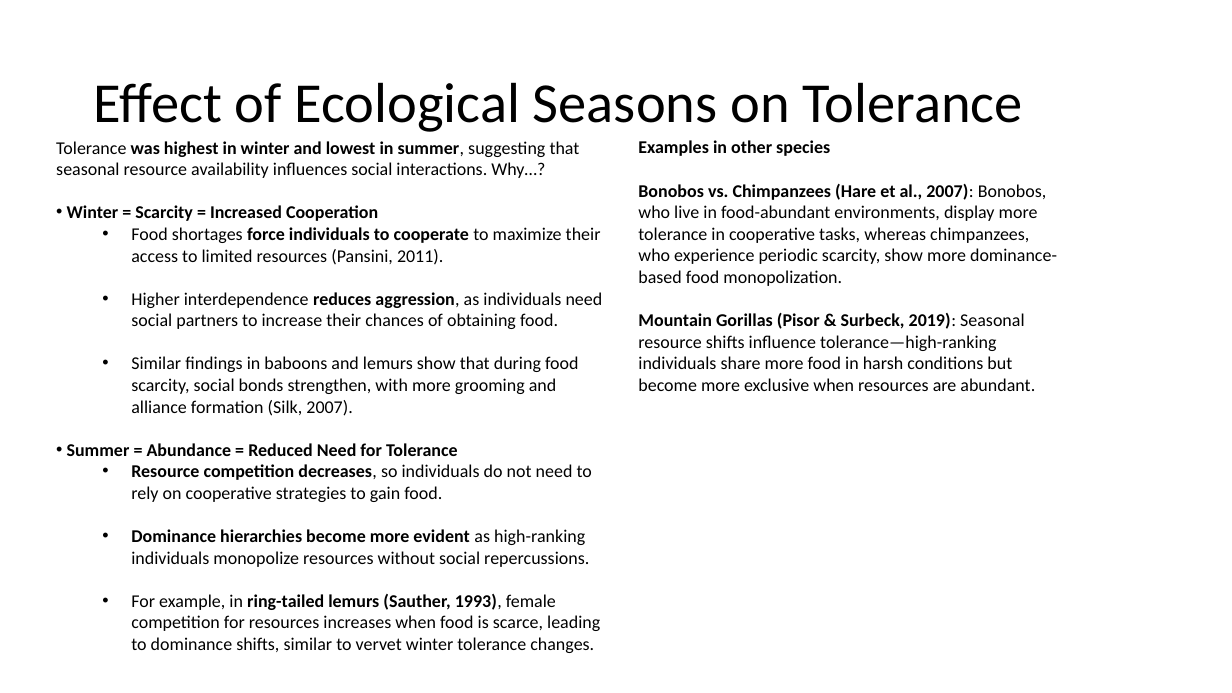
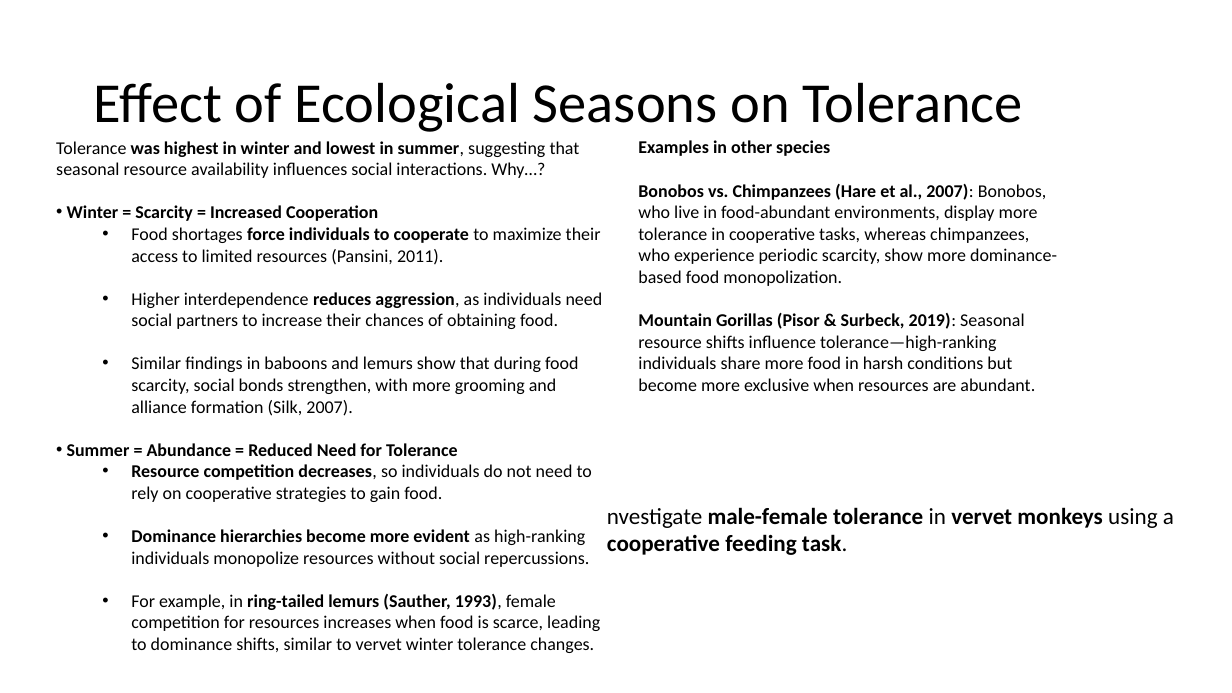
Before and after one commit to Makipurple3/IVPToleranceBex2223, a slide deck: slide 20 of M.AungKyaw_MaleFemaleToleranceInWildVervetMonkeys_Thesis.pptx (slide 18 before the commit). Drawn at 1232x693 pixels with LibreOffice and Linux fonts; fonts in the diff are those of the drawing. Boxes give left, top, right and bottom in pixels: in the first picture for what was removed or moved away, otherwise in the second. Text is boxed around its words. In the diff, an @@ line names an element or a change of style, - is before the commit and + after.

```diff
--- a/M.AungKyaw_MaleFemaleToleranceInWildVervetMonkeys_Thesis.pptx
+++ b/M.AungKyaw_MaleFemaleToleranceInWildVervetMonkeys_Thesis.pptx
@@ text added at [607,507,1174,555], 18 pt, text #000000, bold @@
+nvestigate male-female tolerance in vervet monkeys using a cooperative feeding task.
```
Also in this commit, not shown: 7 other slides changed, 14 slides added, 15 slides removed, 1 other file.
